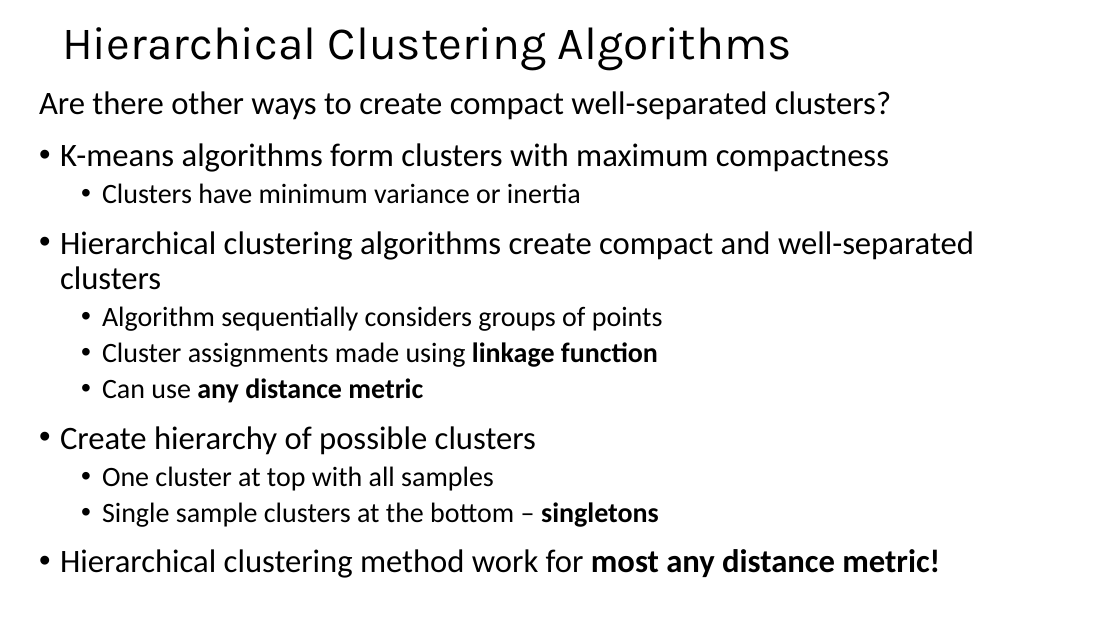
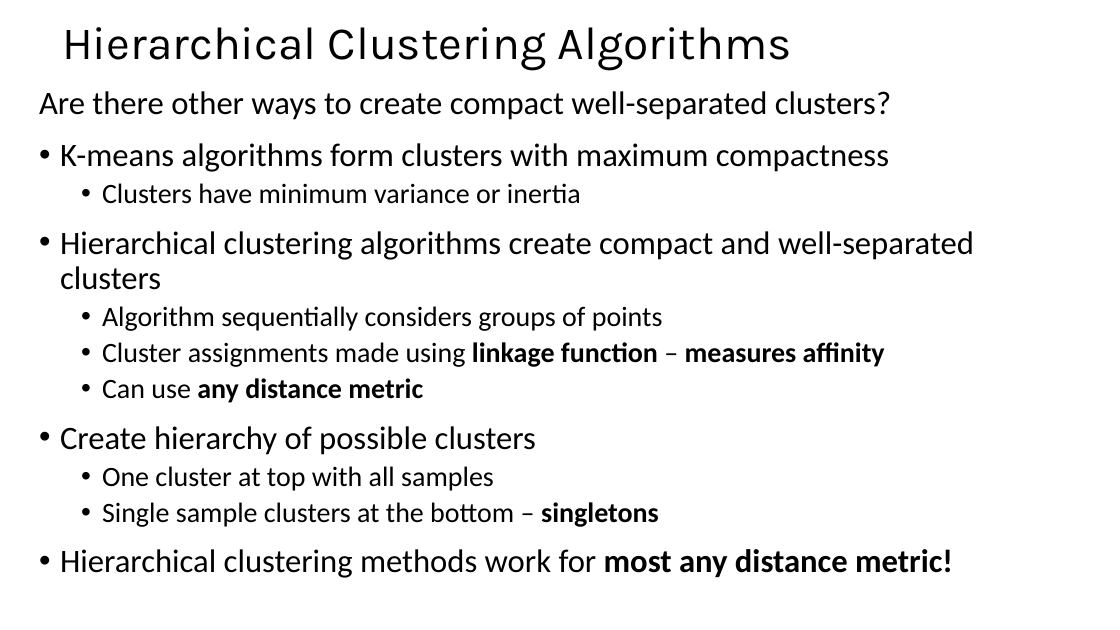
Before and after one commit to LucaComi/CSCI-E-108, a slide deck: slide 47 of slides/9_IntroductionToClustering_Part1.pptx. Drawn at 1120x630 pixels with LibreOffice and Linux fonts; fonts in the diff are those of the drawing. Boxes give left, top, right and bottom in pixels: in the first picture for what was removed or moved away, otherwise in the second. Text is boxed around its words. In the diff, an @@ line names an element or a change of style, - is before the commit and + after.

```diff
--- a/slides/9_IntroductionToClustering_Part1.pptx
+++ b/slides/9_IntroductionToClustering_Part1.pptx
@@ text at bbox=[102, 342, 885, 367]: text changed; bold on @@
-  • Cluster assignments made using linkage function
+  • Cluster assignments made using linkage function – measures affinity
@@ text at bbox=[60, 549, 953, 578]: text changed @@
-• Hierarchical clustering method work for most any distance metric!
+• Hierarchical clustering methods work for most any distance metric!
```
Also in this commit, not shown: 7 other slides changed, 1 slide removed.
